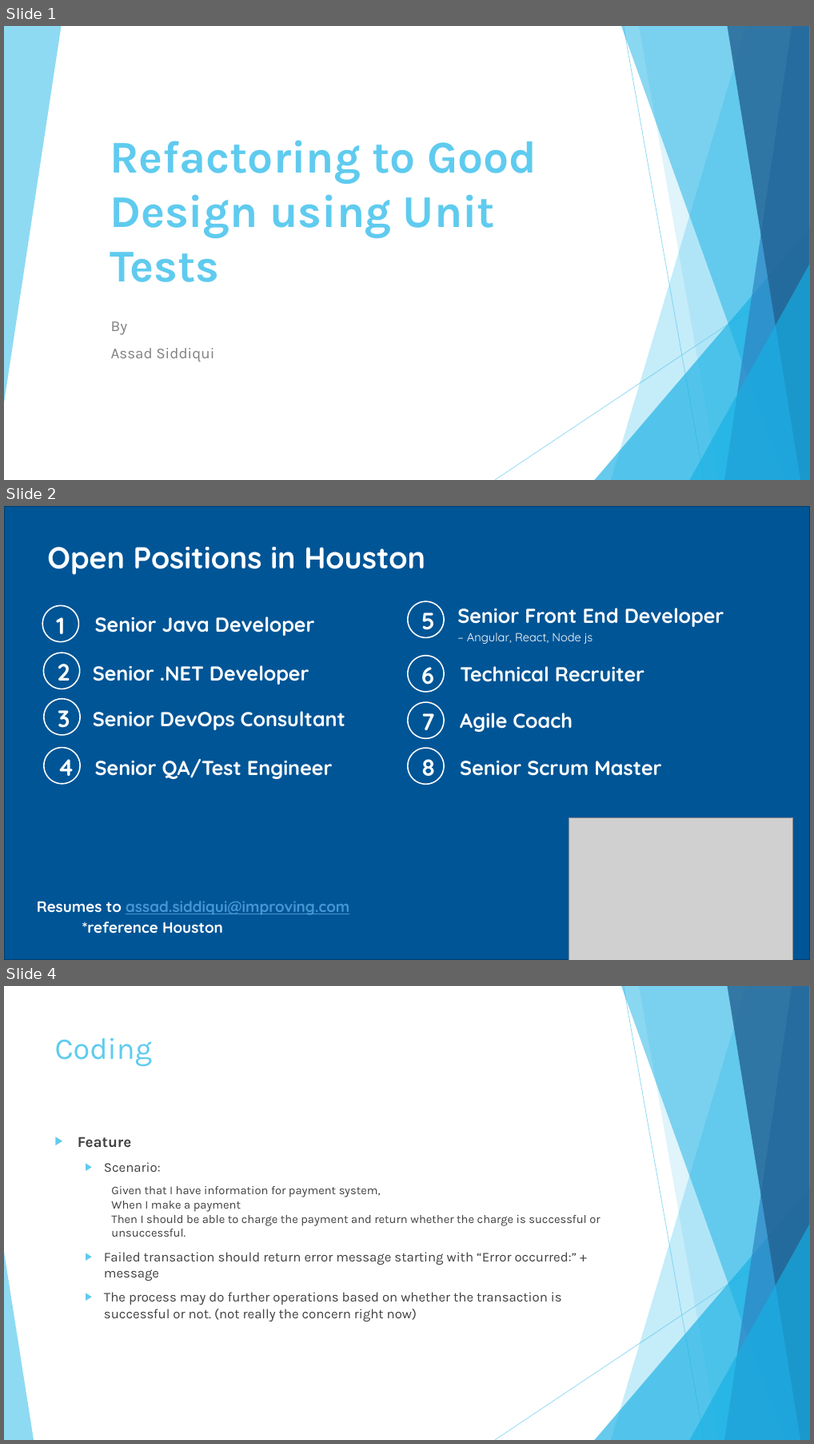
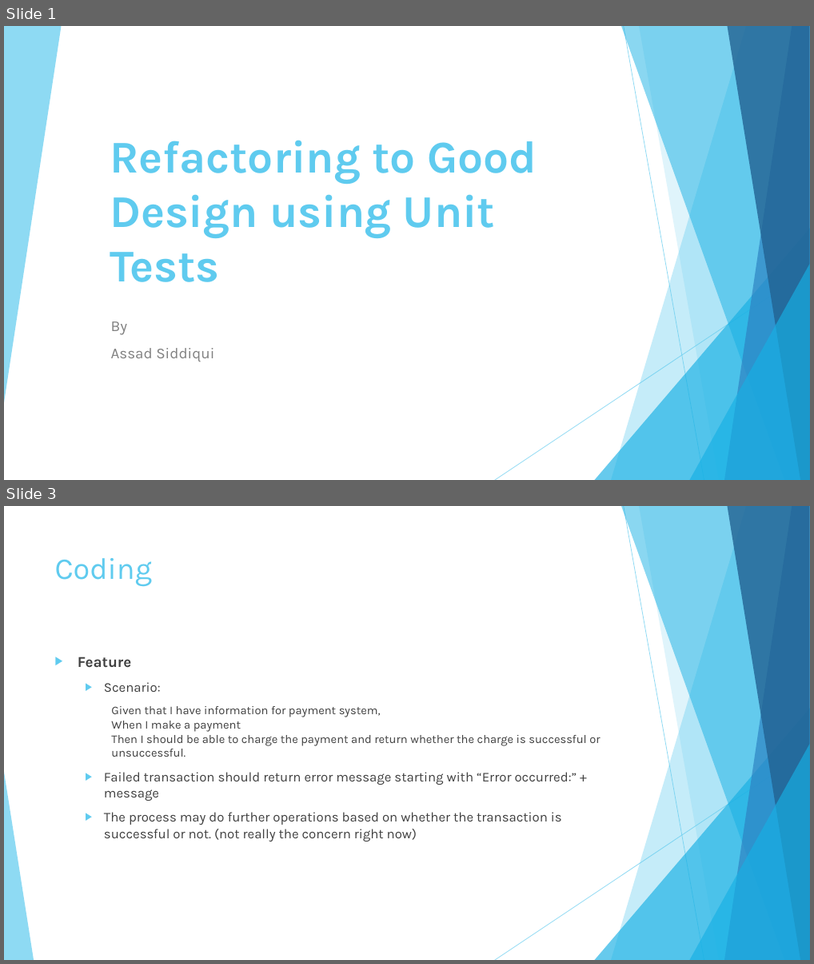
Before and after one commit to assadsiddiqui/refactor-to-good-design-unit-test-presentation, a slide deck: Refactoring to Good Design using Unit Tests.pptx. Shown one above the other, each under a label of ours: slides 1, 2 and 4 before the commit, slides 1 and 3 after it; the slides between them are not shown. The pictures are 814x1444 and 814x964 pixels, drawn with LibreOffice and Linux fonts; fonts in the diff are those of the drawing; grey boxes stand for pictures; background and template pictures are left out. Boxes give left, top, right and bottom in pixels: in the first picture for what was removed or moved away, otherwise in the second. Text is boxed around its words. In the diff, an @@ line names an element or a change of style, - is before the commit and + after.

```diff
--- a/Refactoring to Good Design using Unit Tests.pptx
+++ b/Refactoring to Good Design using Unit Tests.pptx
@@ slide 2 removed at [4, 506, 810, 960], background #FFFFFF @@
@@ rectangle removed at [4, 506, 810, 960] @@
@@ title removed at [47, 547, 426, 575] @@
-Open Positions in Houston
@@ ellipse removed at [408, 601, 445, 638] @@
@@ ellipse removed at [42, 606, 79, 642] @@
@@ text removed at [56, 617, 65, 634] @@
-1
@@ text removed at [95, 616, 315, 636] @@
-Senior Java Developer
@@ text removed at [422, 612, 435, 636] @@
-5
@@ text removed at [467, 608, 725, 644] @@
-Senior Front End Developer
-– Angular, React, Node js
@@ ellipse removed at [43, 652, 80, 688] @@
@@ text removed at [58, 664, 70, 688] @@
-2
@@ text removed at [93, 665, 310, 684] @@
-Senior .NET Developer
@@ ellipse removed at [408, 656, 445, 692] @@
@@ text removed at [422, 667, 434, 691] @@
-6
@@ text removed at [460, 666, 645, 682] @@
-Technical Recruiter
@@ ellipse removed at [44, 698, 80, 735] @@
@@ text removed at [58, 710, 70, 734] @@
-3
@@ text removed at [93, 711, 346, 730] @@
-Senior DevOps Consultant
@@ ellipse removed at [408, 702, 445, 738] @@
@@ text removed at [422, 713, 435, 737] @@
-7
@@ text removed at [460, 712, 573, 732] @@
-Agile Coach
@@ ellipse removed at [44, 748, 80, 784] @@
@@ text removed at [58, 751, 74, 782] @@
-4
@@ text removed at [95, 759, 333, 779] @@
-Senior QA/Test Engineer
@@ ellipse removed at [408, 748, 445, 784] @@
@@ text removed at [422, 759, 435, 783] @@
-8
@@ text removed at [460, 760, 662, 776] @@
-Senior Scrum Master
@@ picture removed at [570, 817, 794, 960] @@
@@ text removed at [37, 900, 350, 933] @@
-Resumes to assad.siddiqui@improving.com
-*reference Houston
@@ what was slide 4 is now slide 3 @@
```
Also in this commit, not shown: 1 slide changed, 6 other files.
